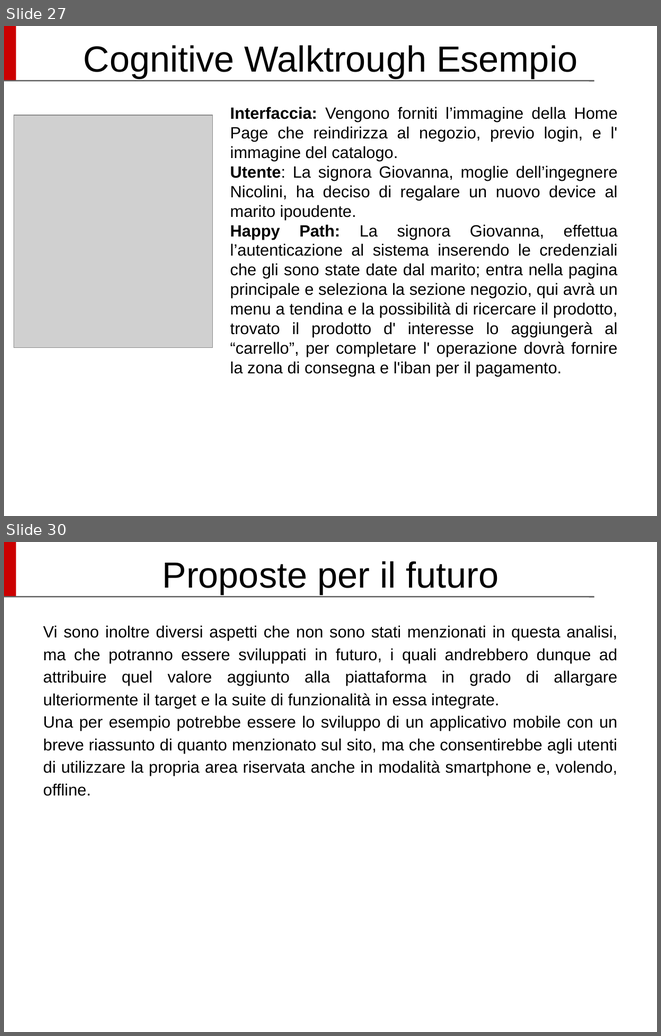
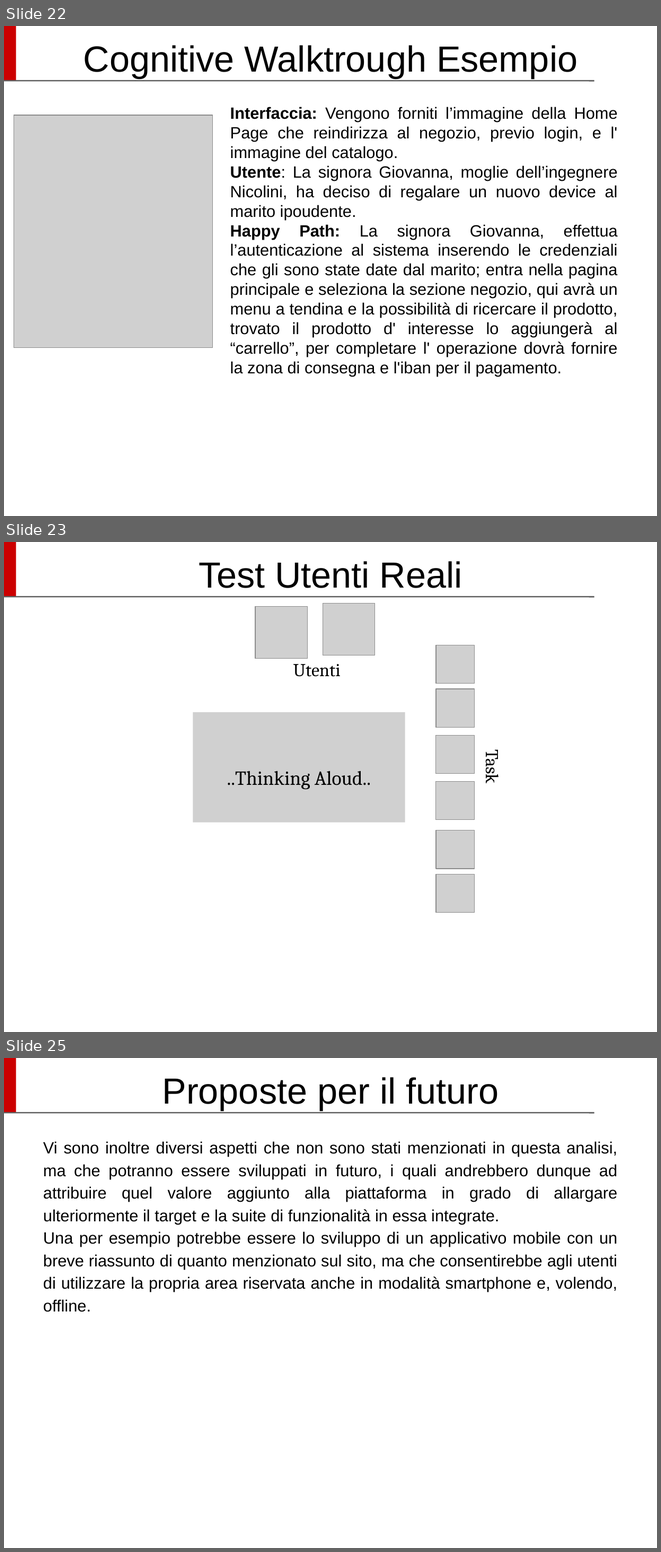
Before and after one commit to Siber93/UsabilitaProject, a slide deck: UUX_SlideProject_Cochlear.odp. Shown one above the other, each under a label of ours: slides 27 and 30 before the commit, slides 22, 23 and 25 after it; the slides between them are not shown. The pictures are 661x1036 and 661x1552 pixels, drawn with LibreOffice and Linux fonts; fonts in the diff are those of the drawing; grey boxes stand for pictures; background and template pictures are left out. Boxes give left, top, right and bottom in pixels: in the first picture for what was removed or moved away, otherwise in the second. Text is boxed around its words. In the diff, an @@ line names an element or a change of style, - is before the commit and + after.

```diff
--- a/UUX_SlideProject_Cochlear.odp
+++ b/UUX_SlideProject_Cochlear.odp
@@ slide 23 added at bbox=[4, 542, 657, 1032], background #FFFFFF; not listed: 2 template elements that a slide beside it also shows @@
@@ title added at bbox=[199, 561, 462, 588], 40 pt, text #000000 @@
+Test Utenti Reali
@@ picture added at bbox=[323, 603, 375, 655] @@
@@ picture added at bbox=[255, 606, 308, 658] @@
@@ picture added at bbox=[435, 645, 474, 684] @@
@@ text added at bbox=[293, 664, 341, 677], 20 pt, text #000000 @@
+Utenti
@@ picture added at bbox=[435, 689, 474, 728] @@
@@ picture added at bbox=[193, 712, 405, 822], 22 pt, text #000000 @@
+..Thinking Aloud..
@@ picture added at bbox=[435, 735, 474, 774] @@
@@ text added at bbox=[481, 753, 505, 783], 20 pt, text #000000 @@
+Task
@@ picture added at bbox=[435, 781, 474, 820] @@
@@ picture added at bbox=[435, 830, 474, 868] @@
@@ picture added at bbox=[435, 874, 474, 912] @@
@@ what was slide 27 is now slide 22 @@
@@ what was slide 30 is now slide 25 @@
```
Also in this commit, not shown: 3 slides changed, 1 other slide added, 7 slides removed, 3 other files.
